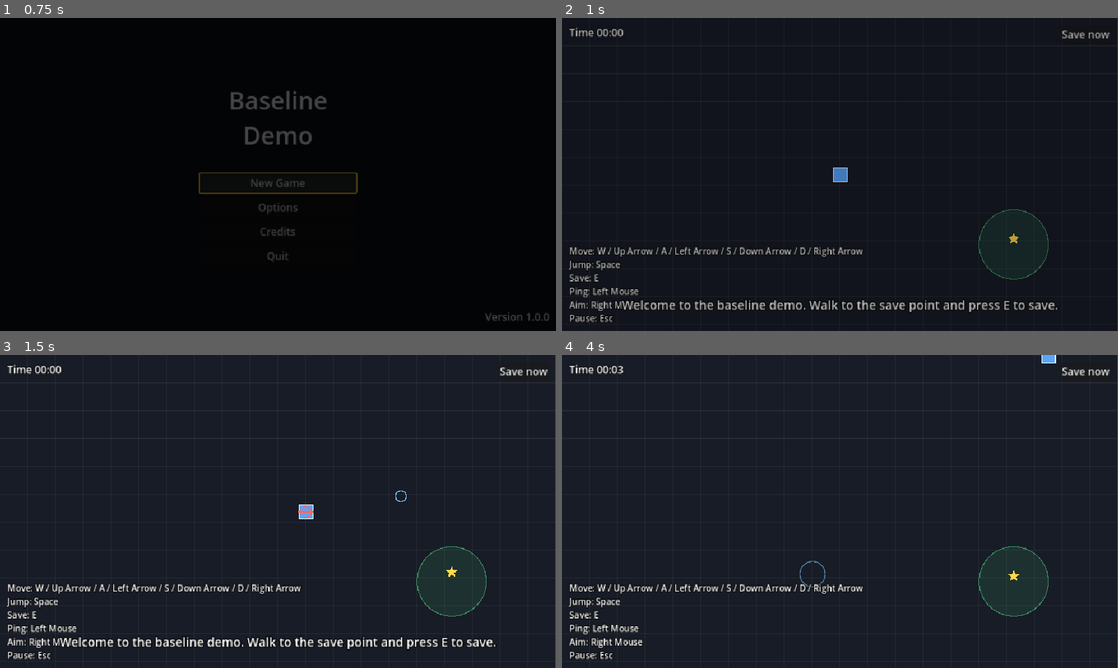
Above: before the commit, frames 1-4 (two rows, left to right).
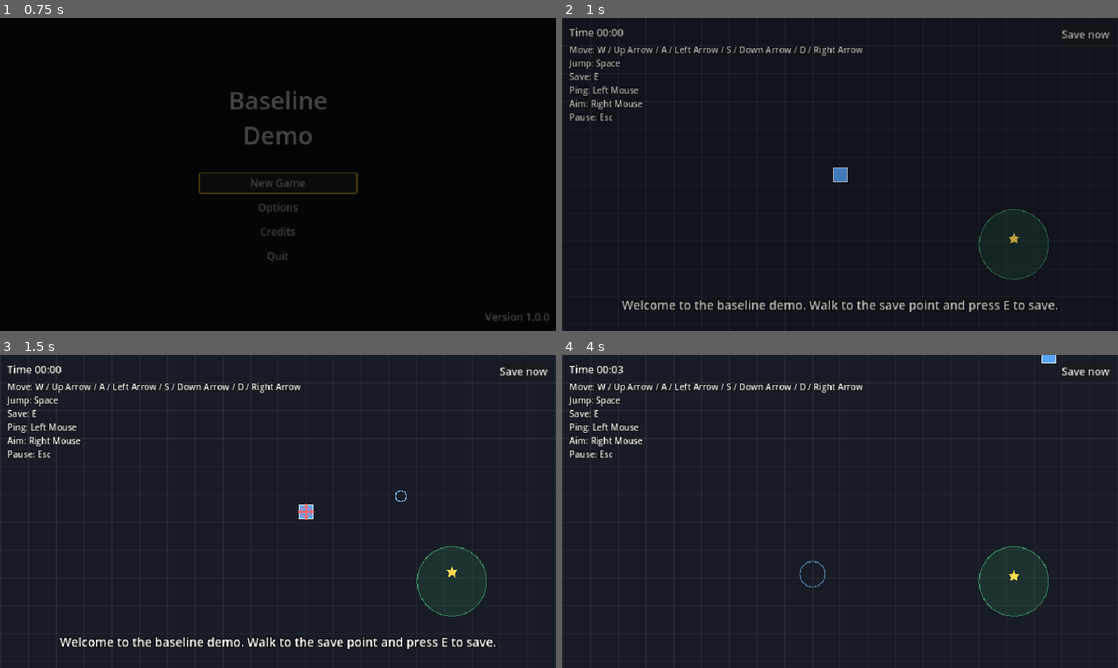
Above: after the commit, the same moments.

Repository: dominicbytes/game-baseline-skill
Game: Godot game, scene res://baseline/ui/title_screen.tscn
The game is run twice, just before and just after one commit, with the same random seed, the same clock (stepped at 60 frames per second) and the same inputs.
Inputs (mouse positions are in pixels of both pictures, inside the frame that each line leads up to):
- Up to frame 1 (0.75 s): click "New Game" at 0.5 s
- Up to frame 2 (1 s): no input
- Up to frame 3 (1.5 s): tap E (interact) at 1.25 s; move the mouse to (400, 495) at 1.27 s; hold D (move_right) from 1.28 s (still down); hold Right mouse button (aim) from 1.28 s (still down); click (400, 495) at 1.42 s
- Up to frame 4 (4 s): tap Space (jump) at 1.52, 2.27, 3.77 s; tap E (interact) at 2, 2.1, 2.75, 3.5 s; move the mouse to (812, 511) at 2.02 s; release D (move_right) at 2.03 s; release Right mouse button (aim) at 2.03 s; hold W (move_up) 2.03-2.78 s; click (812, 511) at 2.17 s; move the mouse to (895, 442) at 2.77 s; press the mouse at (895, 442) at 2.78 s; hold D (move_right) 2.78-3.53 s; move the mouse to (812, 574) at 3.52 s; release the mouse at (812, 574) at 3.53 s; hold W (move_up) from 3.53 s (still down); tap Enter at 3.6 s; click (812, 574) at 3.67 s

Frame 1 is identical in both runs. In frame 2, 2.5% of the frame differs, in the area x 1-100%, y 0-100%; in frame 3, 2.8%; in frame 4, 2.9%.

Commit message:
Fix layout issues found in menu screenshots
The controls capture prompt was clipped in its slot, so the slot now shows
a short prompt and a hint line above the rows explains capture and Esc.
The demo's control prompts overlapped the subtitle line, so they move to
the top left under the timer. A camera keeps the demo's play area centred
on ultrawide windows, with a dark fill around it.

Diff:
--- a/skills/game-baseline/templates/redot/baseline/ui/controls_panel.gd
+++ b/skills/game-baseline/templates/redot/baseline/ui/controls_panel.gd
@@ -8,7 +8,9 @@
 const BINDINGS_KEY := "game.input.bindings"
 const SLOTS := 2
 const EMPTY_SLOT := "—"
-const CAPTURE_TEXT := "Press a key or mouse button (Esc cancels)"
+## Shown in the slot while it waits; short, so it fits the slot unclipped.
+const CAPTURE_TEXT := "Press a key…"
+const HINT_TEXT := "Select a slot, then press a key or mouse button. Esc cancels."
 const WHEEL_BUTTONS: Array[MouseButton] = [MOUSE_BUTTON_WHEEL_UP, MOUSE_BUTTON_WHEEL_DOWN, MOUSE_BUTTON_WHEEL_LEFT, MOUSE_BUTTON_WHEEL_RIGHT]
 
 var _actions: Array[String] = []
@@ -19,6 +21,10 @@
 
 func _ready() -> void:
 	add_theme_constant_override("separation", 8)
+	var hint := Label.new()
+	hint.text = HINT_TEXT
+	hint.autowrap_mode = TextServer.AUTOWRAP_WORD_SMART
+	add_child(hint)
 	var available := BaselineBindings.gameplay_actions()
 	for action: String in BaselineFlow.config.action_order:
 		if action in available and not action in _actions:
--- a/skills/game-baseline/templates/redot/demo/demo_game.gd
+++ b/skills/game-baseline/templates/redot/demo/demo_game.gd
@@ -16,6 +16,9 @@
 const HOP_HEIGHT := 24.0
 const HOP_SECONDS := 0.12
 const GRID_STEP := 64.0
+## Fills the space around the play area on wider or taller windows.
+const OUTSIDE_COLOR := Color(0.04, 0.05, 0.07)
+const OUTSIDE_MARGIN := 4096.0
 
 ## Seconds played, restored from the save.
 var elapsed := 0.0
@@ -43,6 +46,10 @@
 
 func _ready() -> void:
 	add_to_group(BaselineFlow.GAMEPLAY_GROUP)
+	# Keeps the play area centred on ultrawide and other non-16:9 windows.
+	var camera := Camera2D.new()
+	camera.position = PLAY_AREA.get_center()
+	add_child(camera)
 	var data := BaselineSave.load_data()
 	set_player_position(Vector2(_number(data.get("x"), START_POSITION.x), _number(data.get("y"), START_POSITION.y)))
 	elapsed = maxf(_number(data.get("elapsed"), 0.0), 0.0)
@@ -158,6 +165,7 @@
 
 
 func _draw() -> void:
+	draw_rect(PLAY_AREA.grow(OUTSIDE_MARGIN), OUTSIDE_COLOR)
 	draw_rect(PLAY_AREA, Color(0.09, 0.11, 0.15))
 	var line := Color(1.0, 1.0, 1.0, 0.06)
 	for x in range(0, int(PLAY_AREA.size.x) + 1, int(GRID_STEP)):
@@ -229,15 +237,17 @@
 	hud.set_anchors_preset(Control.PRESET_FULL_RECT)
 	layer.add_child(hud)
 
+	# Time and control prompts sit top left, clear of the subtitle line at the bottom.
+	var left := VBoxContainer.new()
+	left.mouse_filter = Control.MOUSE_FILTER_IGNORE
+	left.add_theme_constant_override("separation", 8)
+	left.set_anchors_and_offsets_preset(Control.PRESET_TOP_LEFT, Control.PRESET_MODE_MINSIZE, 16)
+	hud.add_child(left)
 	_time_label = _make_label()
-	_time_label.set_anchors_and_offsets_preset(Control.PRESET_TOP_LEFT, Control.PRESET_MODE_MINSIZE, 16)
-	hud.add_child(_time_label)
-
+	left.add_child(_time_label)
 	_prompt_label = _make_label()
 	_prompt_label.add_theme_font_size_override("font_size", 20)
-	_prompt_label.set_anchors_and_offsets_preset(Control.PRESET_BOTTOM_LEFT, Control.PRESET_MODE_MINSIZE, 16)
-	_prompt_label.grow_vertical = Control.GROW_DIRECTION_BEGIN
-	hud.add_child(_prompt_label)
+	left.add_child(_prompt_label)
 
 	var corner := VBoxContainer.new()
 	corner.alignment = BoxContainer.ALIGNMENT_BEGIN
